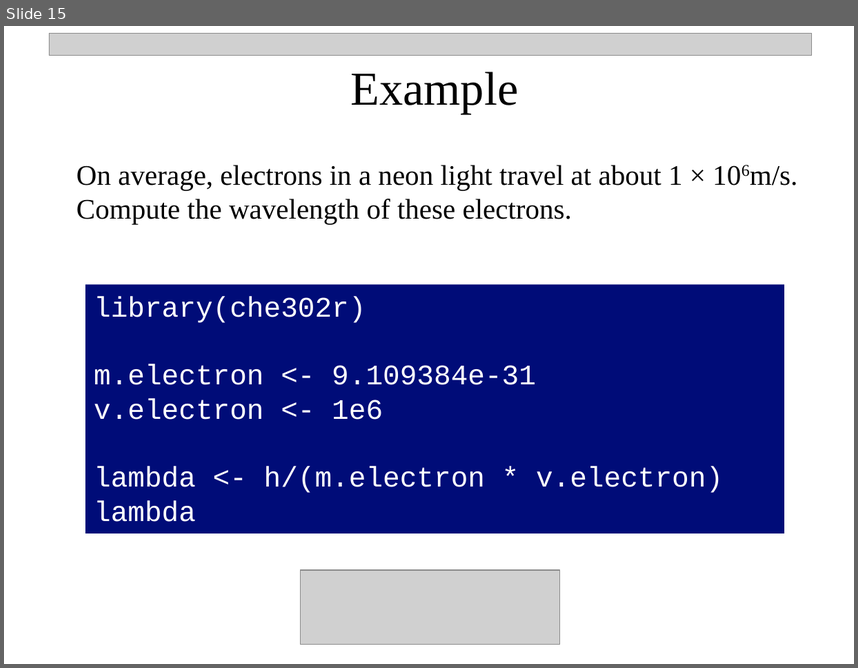
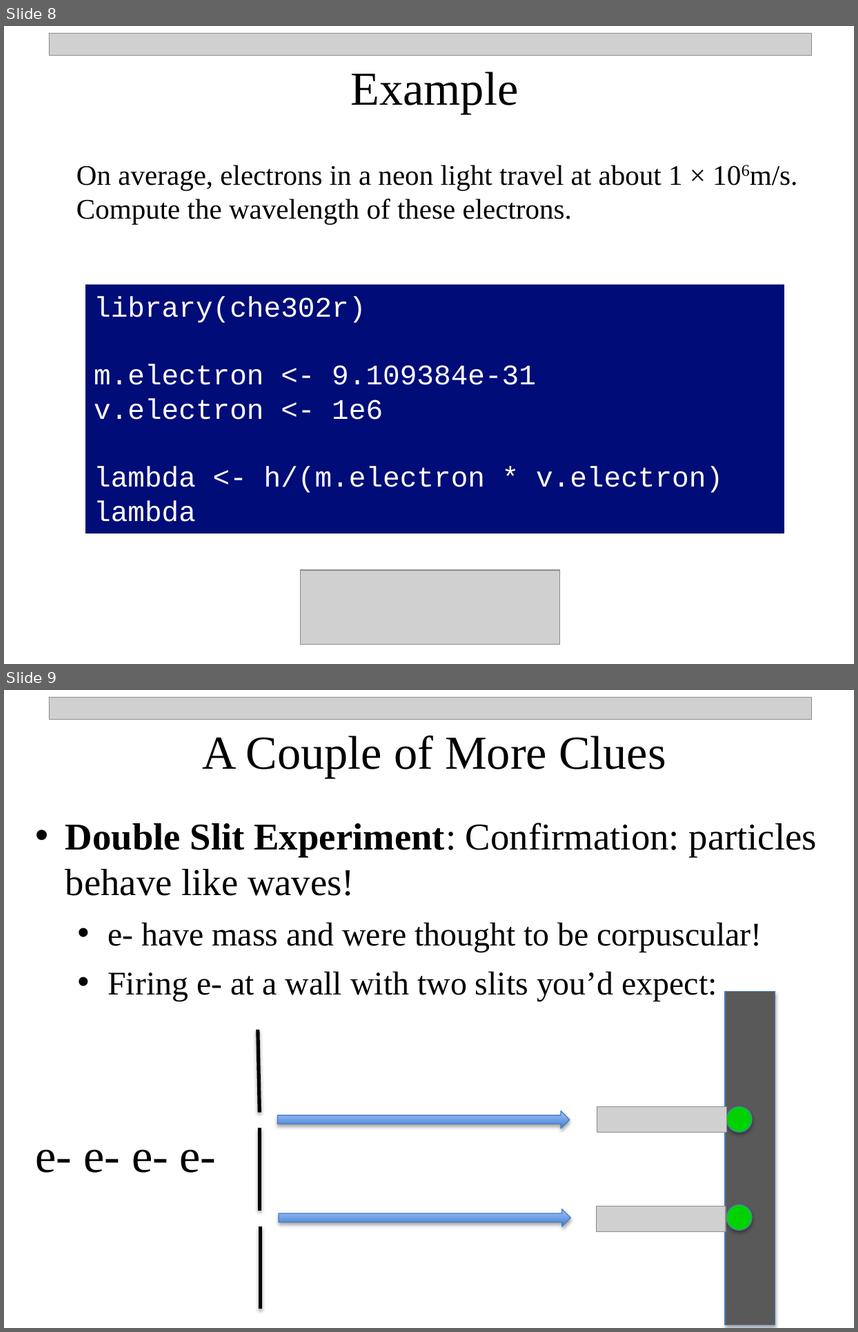
Before and after one commit to npetraco/CHE302, a slide deck: Notes/3_Quantum_TheoryII.pptx. Shown one above the other, each under a label of ours: slide 15 before the commit, slides 8 and 9 after it. The pictures are 858x668 and 858x1332 pixels, drawn with LibreOffice and Linux fonts; fonts in the diff are those of the drawing; grey boxes stand for pictures; background and template pictures are left out. Boxes give left, top, right and bottom in pixels: in the first picture for what was removed or moved away, otherwise in the second. Text is boxed around its words. In the diff, an @@ line names an element or a change of style, - is before the commit and + after.

```diff
--- a/Notes/3_Quantum_TheoryII.pptx
+++ b/Notes/3_Quantum_TheoryII.pptx
@@ slide 9 added at (x1=4, y1=690, x2=854, y2=1328), background #FFFFFF @@
@@ picture added at (x1=49, y1=697, x2=811, y2=719) @@
@@ text added at (x1=203, y1=736, x2=666, y2=778), 40 pt, text #000000 @@
+A Couple of More Clues
@@ text added at (x1=65, y1=822, x2=817, y2=1001), 28 pt, text #000000 @@
+• Double Slit Experiment: Confirmation: particles behave like waves!
+  • e- have mass and were thought to be corpuscular!
+  • Firing e- at a wall with two slits you’d expect:
@@ rectangle added at (x1=725, y1=991, x2=775, y2=1324), fill #595959, outline #4B7EBC 0.75 pt @@
@@ line added from (258, 1029) to (260, 1112), #000000 3 pt @@
@@ right arrow added at (x1=278, y1=1111, x2=570, y2=1129), fill gradient #3F80CE to #A4C4FF, outline #4B7EBC 0.75 pt @@
@@ picture added at (x1=597, y1=1107, x2=726, y2=1132) @@
@@ ellipse added at (x1=726, y1=1107, x2=752, y2=1132), fill #00D200, outline #4B7EBC 0.75 pt @@
@@ line added from (260, 1127) to (260, 1210), #000000 3 pt @@
@@ text added at (x1=35, y1=1149, x2=216, y2=1172), 40 pt, text #000000 @@
+e- e- e- e-
@@ picture added at (x1=597, y1=1206, x2=726, y2=1232) @@
@@ ellipse added at (x1=726, y1=1204, x2=752, y2=1230), fill #00D200, outline #4B7EBC 0.75 pt @@
@@ line added from (261, 1225) to (261, 1309), #000000 3 pt @@
@@ right arrow added at (x1=279, y1=1209, x2=571, y2=1226), fill gradient #3F80CE to #A4C4FF, outline #4B7EBC 0.75 pt @@
@@ what was slide 15 is now slide 8 @@
```
Also in this commit, not shown: 4 slides changed, 4 other slides added, 4 other files.
